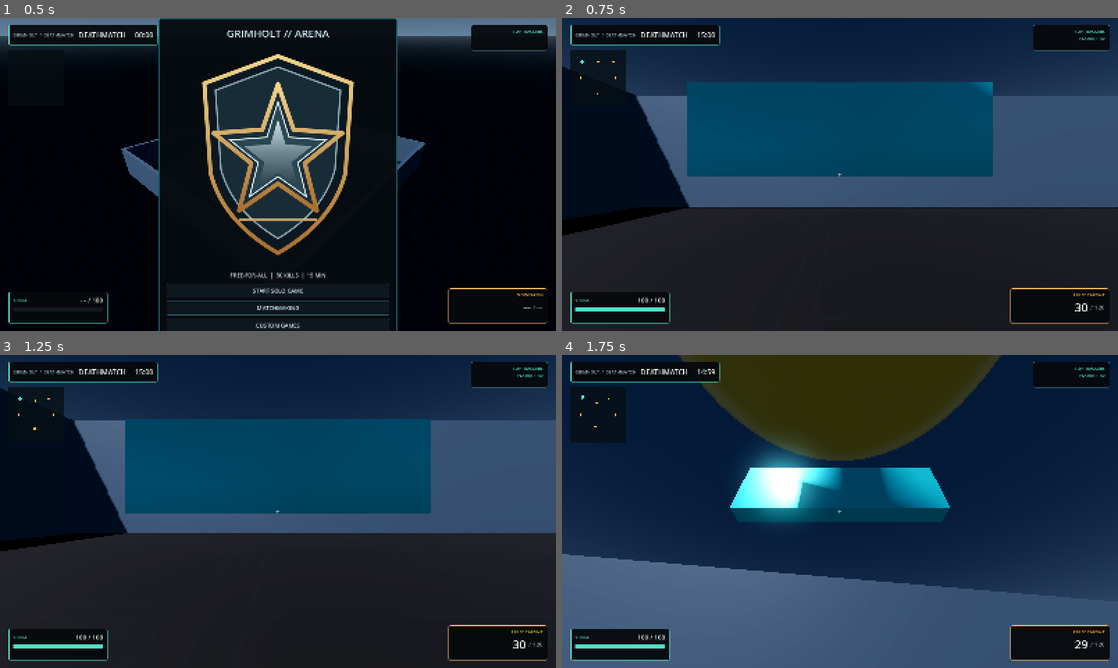
Above: before the commit, frames 1-4 (two rows, left to right).
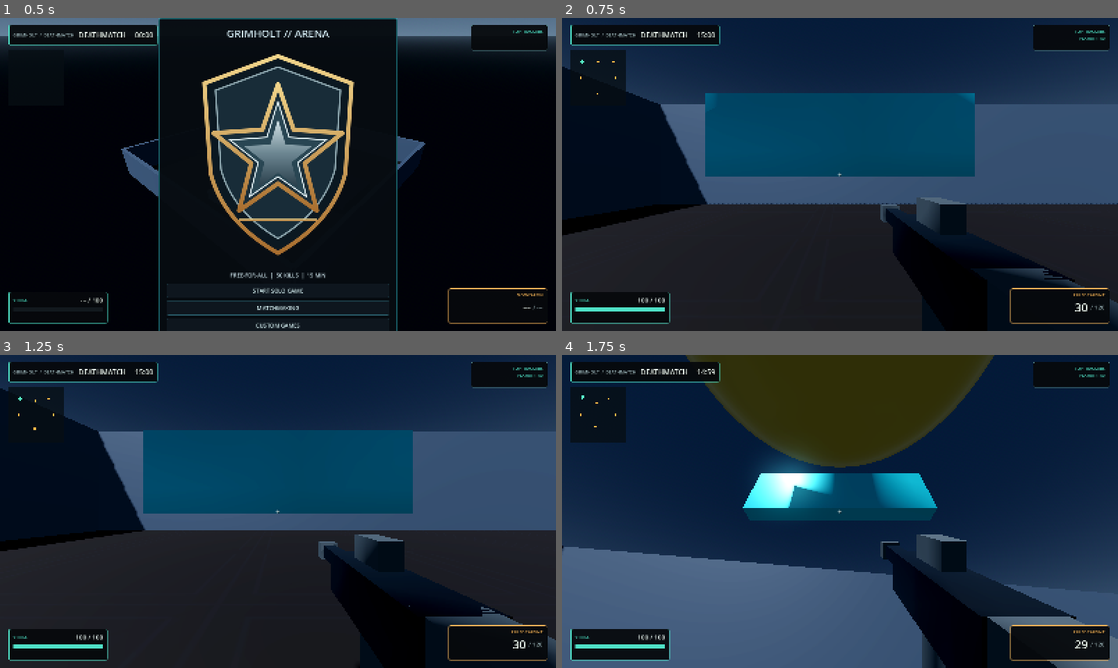
Above: after the commit, the same moments.

Repository: HazelTheSquirrel/Grimholt-Test
Game: Godot game, scene res://scenes/main.tscn
The game is run twice, just before and just after one commit, with the same random seed, the same clock (stepped at 60 frames per second) and the same inputs.
Inputs (mouse positions are in pixels of both pictures, inside the frame that each line leads up to):
- Up to frame 1 (0.5 s): no input
- Up to frame 2 (0.75 s): click "START SOLO GAME" at 0.5 s
- Up to frame 3 (1.25 s): no input
- Up to frame 4 (1.75 s): tap Enter at 1.25 s; move the mouse to (867, 511) at 1.27 s; hold W (move_forward) from 1.28 s (still down); hold Ctrl (crouch) from 1.28 s (still down); click (867, 511) at 1.42 s; tap Space (jump) at 1.52 s

Frame 1 is identical in both runs. In frame 2, 12% of the frame differs, in the area x 11-100%, y 20-100%; in frame 3, 12%; in frame 4, 14%, in the area x 0-100%, y 0-100%.
Error before the commit: Invalid assignment of property or key 'current' with value of type 'bool' on a base object of type 'null instance'. (res://scripts/shooter/player.gd:63)

Commit message:
Replace player camera with clean camera rig

Diff:
--- a/Grimholt/scenes/shooter/player.tscn
+++ b/Grimholt/scenes/shooter/player.tscn
@@ -20,8 +20,13 @@
 [node name="Head" type="Node3D" parent="."]
 position = Vector3(0, 1.55, 0)
 
-[node name="Camera3D" type="Camera3D" parent="Head"]
-current = true
+[node name="CameraRig" type="Node3D" parent="Head"]
+
+[node name="FirstPersonCamera" type="Camera3D" parent="Head/CameraRig"]
+fov = 82.0
+near = 0.08
+far = 250.0
+current = false
 
 [node name="BodyVisual" type="MeshInstance3D" parent="."]
 position = Vector3(0, 0.9, 0)
